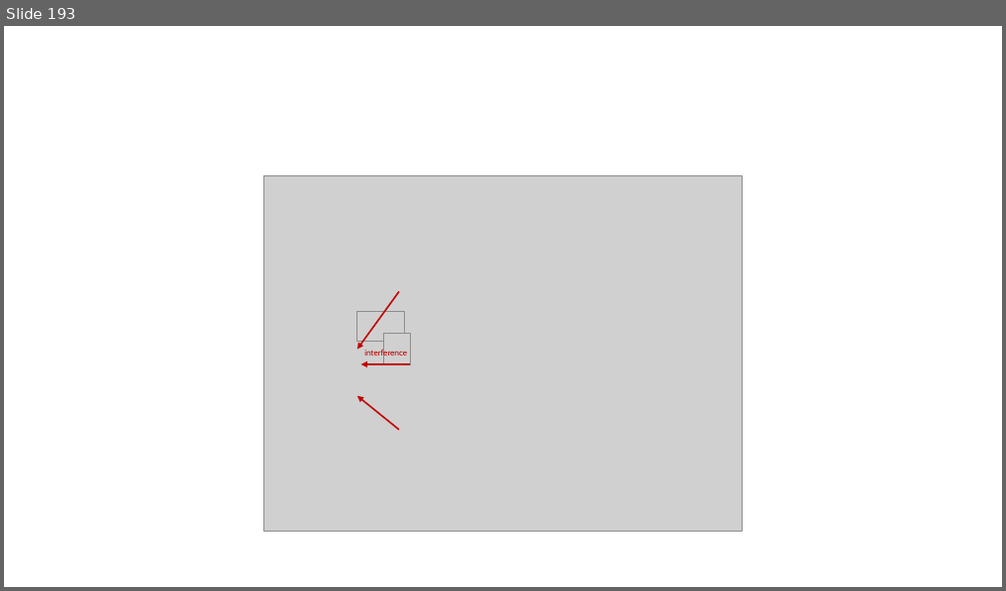
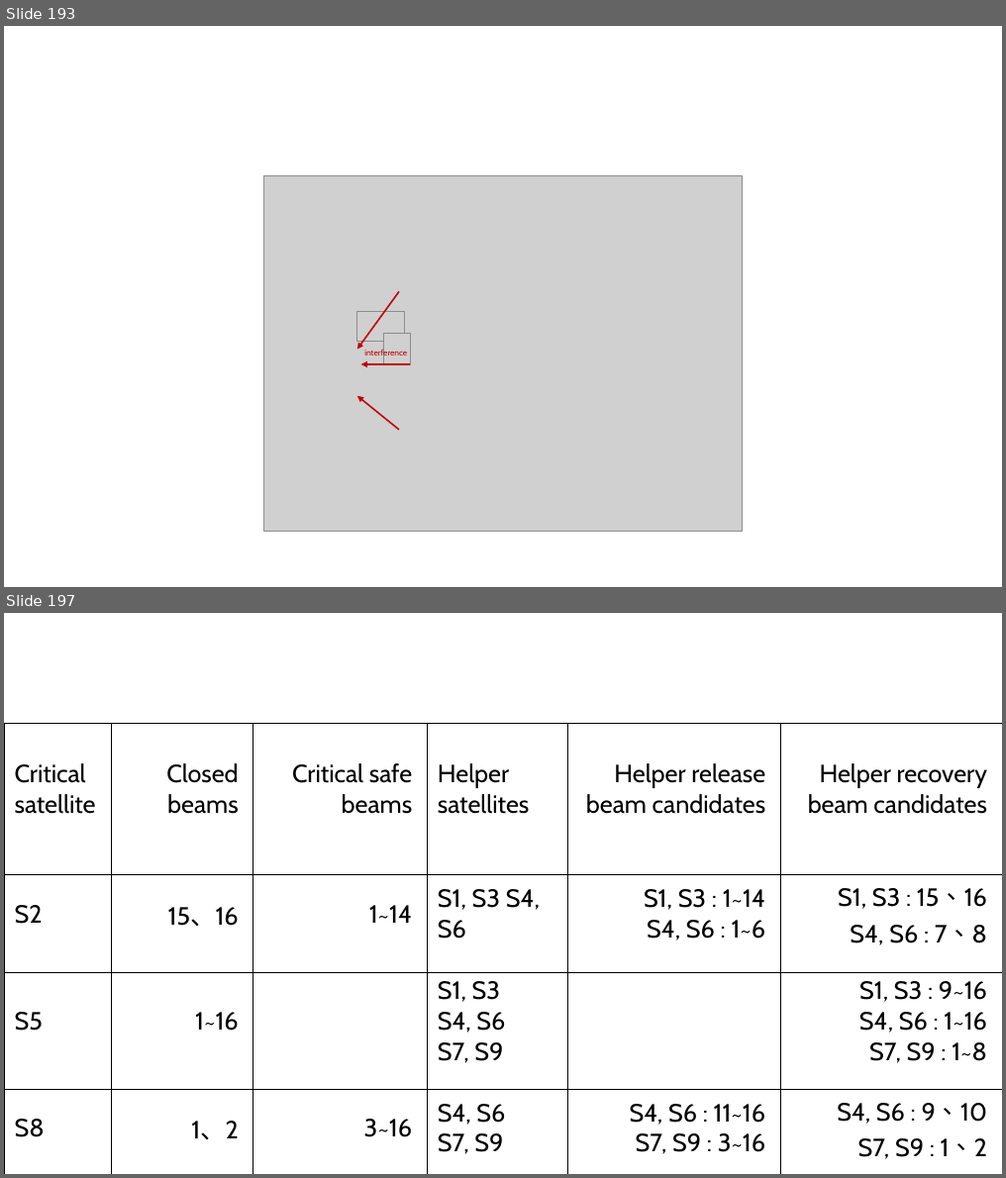
Before and after one commit to jacky9111/jacky_code, a slide deck: jacky_code/論文/進度報告.pptx. Shown one above the other, each under a label of ours: slide 193 before the commit, slides 193 and 197 after it; the slides between them are not shown. The pictures are 1006x591 and 1006x1178 pixels, drawn with LibreOffice and Linux fonts; fonts in the diff are those of the drawing; grey boxes stand for pictures. Boxes give left, top, right and bottom in pixels: in the first picture for what was removed or moved away, otherwise in the second. Text is boxed around its words. In the diff, an @@ line names an element or a change of style, - is before the commit and + after.

```diff
--- a/jacky_code/論文/進度報告.pptx
+++ b/jacky_code/論文/進度報告.pptx
@@ slide 197 added at (4,613,1002,1174), background #FFFFFF @@
@@ table added at (4,723,1002,1163), 4 rows, 6 columns @@
+Critical satellite | Closed beams | Critical safe beams | Helper satellites | Helper release beam candidates | Helper recovery beam candidates
+S2 | 15、16 | 1~14 | S1, S3 S4, S6 | S1, S3 : 1~14 / S4, S6 : 1~6 | S1, S3 : 15、16 / S4, S6 : 7、8
+S5 | 1~16 |  | S1, S3 / S4, S6 / S7, S9 |  | S1, S3 : 9~16 / S4, S6 : 1~16 / S7, S9 : 1~8
+S8 | 1、2 | 3~16 | S4, S6 / S7, S9 | S4, S6 : 11~16 / S7, S9 : 3~16 | S4, S6 : 9、10 / S7, S9 : 1、2
```
Also in this commit, not shown: 3 slides changed, 7 other slides added, 48 other files.
